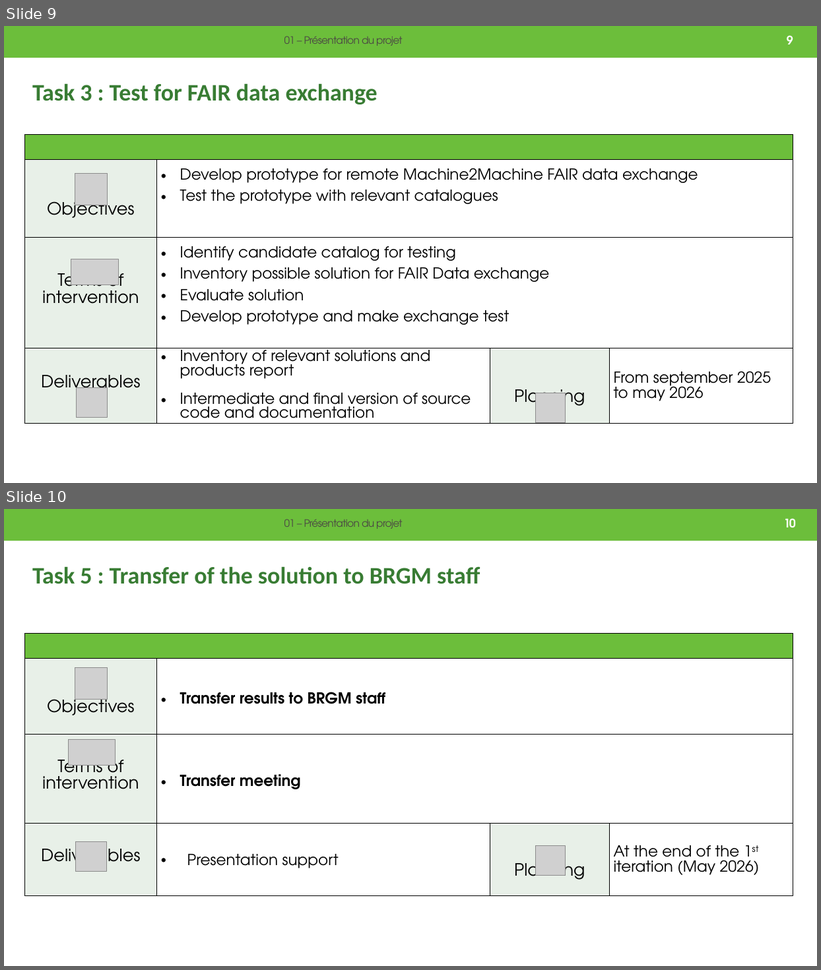
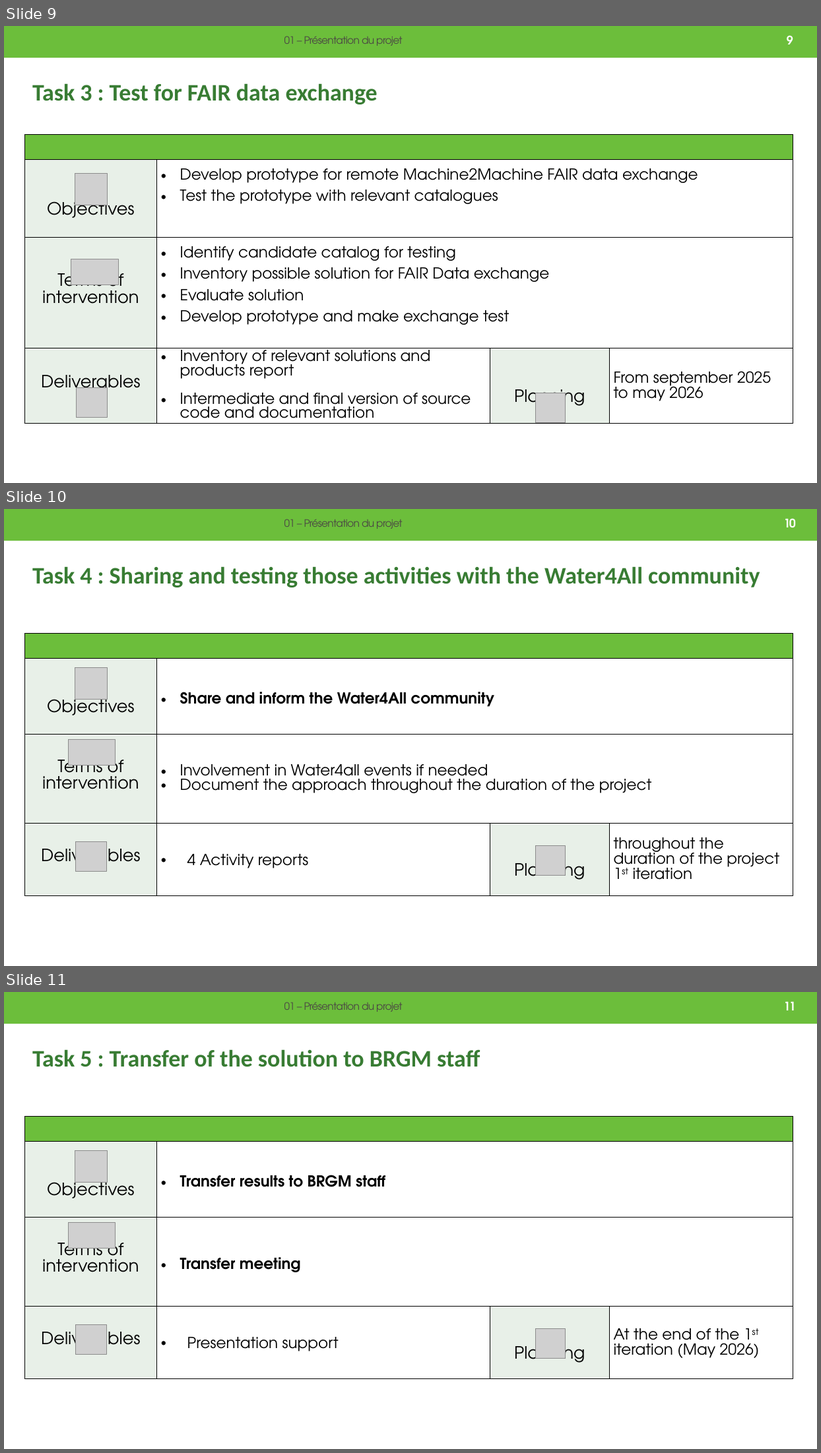
Before and after one commit to ndhuygelaere/fair-water-data-catalog, a slide deck: 20250509_lancement_fair_catalog.pptx. Shown one above the other, each under a label of ours: slides 9 and 10 before the commit, slides 9, 10 and 11 after it. The pictures are 821x970 and 821x1453 pixels, drawn with LibreOffice and Linux fonts; fonts in the diff are those of the drawing; grey boxes stand for pictures; background and template pictures are left out. Boxes give left, top, right and bottom in pixels: in the first picture for what was removed or moved away, otherwise in the second. Text is boxed around its words. In the diff, an @@ line names an element or a change of style, - is before the commit and + after.

```diff
--- a/20250509_lancement_fair_catalog.pptx
+++ b/20250509_lancement_fair_catalog.pptx
@@ slide 10 added at <box>4,509,817,966</box>, background #FFFFFF; not listed: 1 template element that a slide beside it also shows @@
@@ text added at <box>284,519,402,529</box>, 12 pt, text #4B4644 @@
+01 – Présentation du projet
@@ page number added at <box>784,518,796,527</box>, 14 pt, text #FFFFFF, bold @@
+10
@@ title added at <box>32,566,760,588</box>, 28 pt, text #387C33, bold @@
+    Task 4 : Sharing and testing those activities with the Water4All community
@@ table added at <box>24,634,793,920</box>, 4 rows, 4 columns @@
+ |  |  | 
+Objectives | Share and inform the Water4All community |  | 
+Terms of intervention | Involvement in Water4all events if needed / Document the approach throughout the duration of the project |  | 
+Deliverables | 4 Activity reports | Planning | throughout the duration of the project 1st iteration
@@ picture added at <box>75,667,107,699</box> @@
@@ picture added at <box>68,739,116,765</box> @@
@@ picture added at <box>76,842,106,872</box> @@
@@ picture added at <box>535,846,565,876</box> @@
@@ what was slide 10 is now slide 11 @@
@@ page number at <box>784,1001,796,1010</box>: text changed @@
-10
+11
```
Also in this commit, not shown: 4 slides changed.
